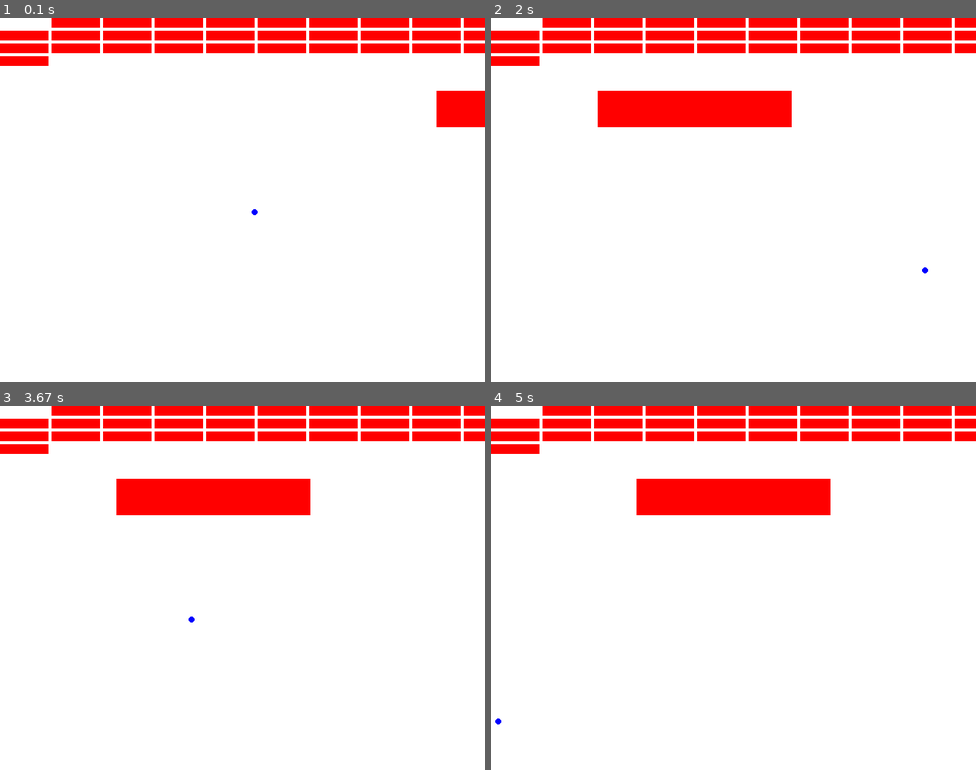
Above: before the commit, frames 1-4 (two rows, left to right).
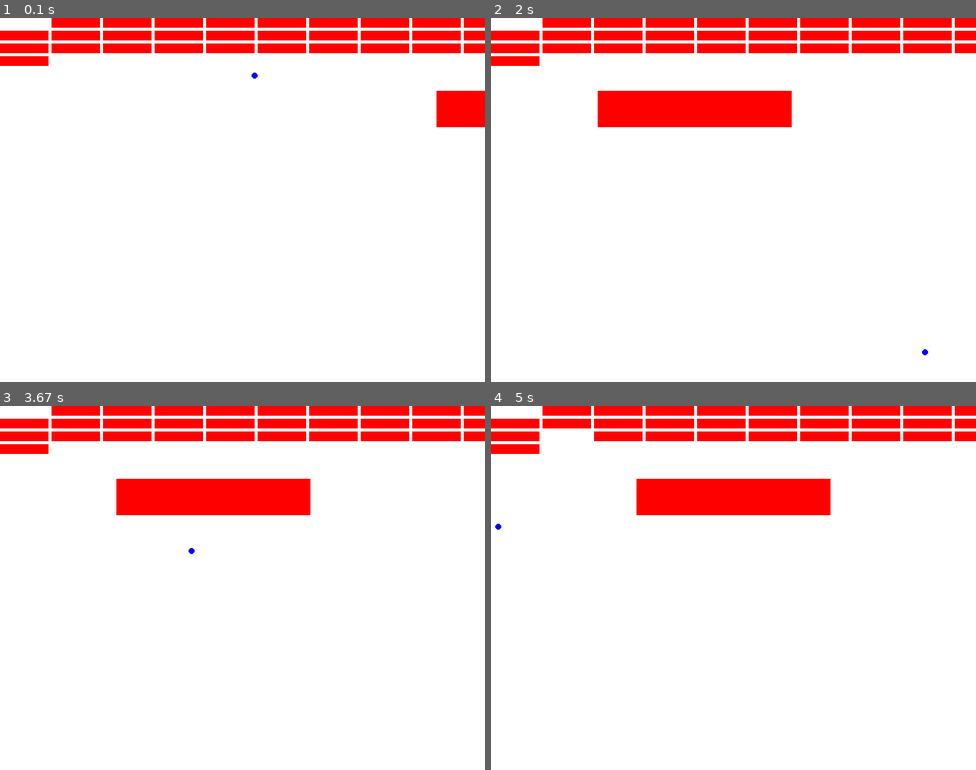
Above: after the commit, the same moments.

Repository: lplinna/AdventureGame
Game: pygame game, started from pygame/main.py
Two runs of this game, one before a commit and one after it. Both use one fixed random seed, a clock stepped at 60 frames per second and the inputs below.
Inputs:
- Up to frame 1 (0.1 s): no input
- Up to frame 2 (2 s): hold Right 0.33-0.8 s; hold Right 0.83-1.3 s; hold Left 1.33-1.87 s; hold Left from 1.9 s (still down)
- Up to frame 3 (3.67 s): release Left at 2.3 s; hold Right 2.33-2.97 s; hold Left 3-3.47 s; hold Right from 3.5 s (still down)
- Up to frame 4 (5 s): release Right at 3.97 s; hold Right 4-4.47 s; hold Left from 4.5 s (still down)

The runs differ from the first frame. In frame 1, less than 0.1% of the frame differs, in the area x 51-54%, y 15-55%; in frame 2, less than 0.1%; in frame 3, less than 0.1%; in frame 4, 0.3%, in the area x 0-21%, y 7-88%.

Commit message:
Made an actual line class

Diff:
--- a/pygame/main.py
+++ b/pygame/main.py
@@ -50,10 +50,21 @@
    pass
 
 
+class Line:
+   def __init__(self,x1,y1,x2,y2):
+      self.points = [x1,y1,x2,y2]
+      self.normal = pygame.Vector2(y2 - y1, x2 - x1).normalize()
+   def overlap(self,x,y):
+      direction = pygame.Vector2(x - self.points[0], y - self.points[1])
+      return direction.dot(self.normal)
+
+
+
+
 class Ball:
     def __init__(self):
         self.x = WIDTH / 2
-        self.y = HEIGHT / 2
+        self.y = HEIGHT / 8
         self.velx = 4
         self.vely = 4
     def draw(self, screen):
@@ -79,10 +90,16 @@
        else:
           return False
 
-    def rectangle_top(self, brectangle):
-        top_tangent = pygame.Vector2(1,0)
-        top_direction = pygame.Vector2(self.x - brectangle.x, self.y - brectangle.y)
-        print(top_direction.dot(top_tangent))
+
+
+
+    def collide_top(self, brectangle):
+        z = Line(brectangle.x, brectangle.y, brectangle.x + brectangle.width, brectangle.y)
+        #z = Line(brectangle.x, brectangle.y, brectangle.x + 3, brectangle.y + 3)
+        print(z.overlap(self.x,self.y))
+
+
+
 
     def update(self):
         self.x += self.velx
@@ -135,8 +152,8 @@
     playerBall.draw(screen)
     playerBall.update()
     testRect.draw(screen)
-    playerBall.collides_brectangle(testRect)
-    playerBall.rectangle_top(testRect)
+    #playerBall.collides_brectangle(testRect)
+    playerBall.collide_top(testRect)
 
     for block in blocks:
        block.draw(screen)
